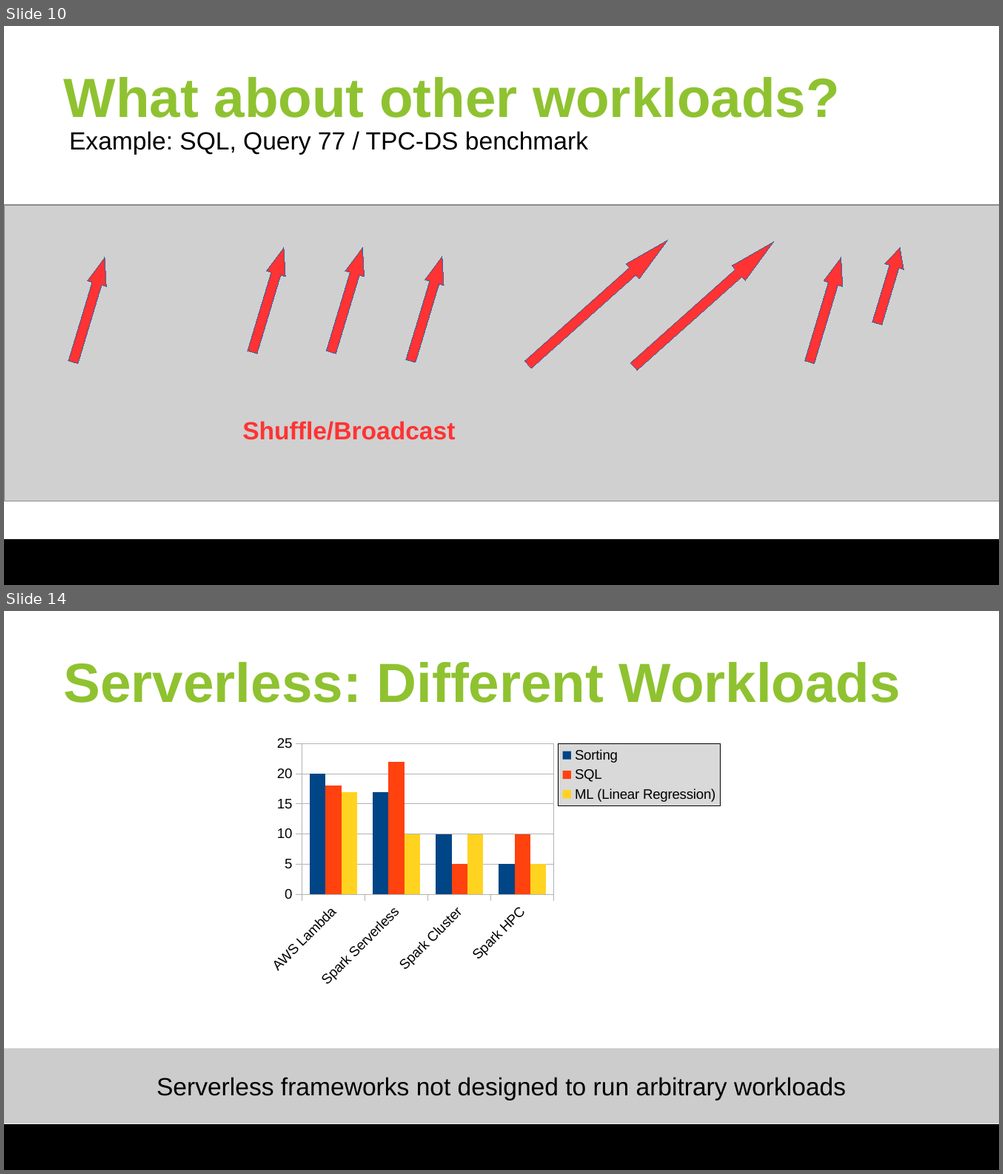
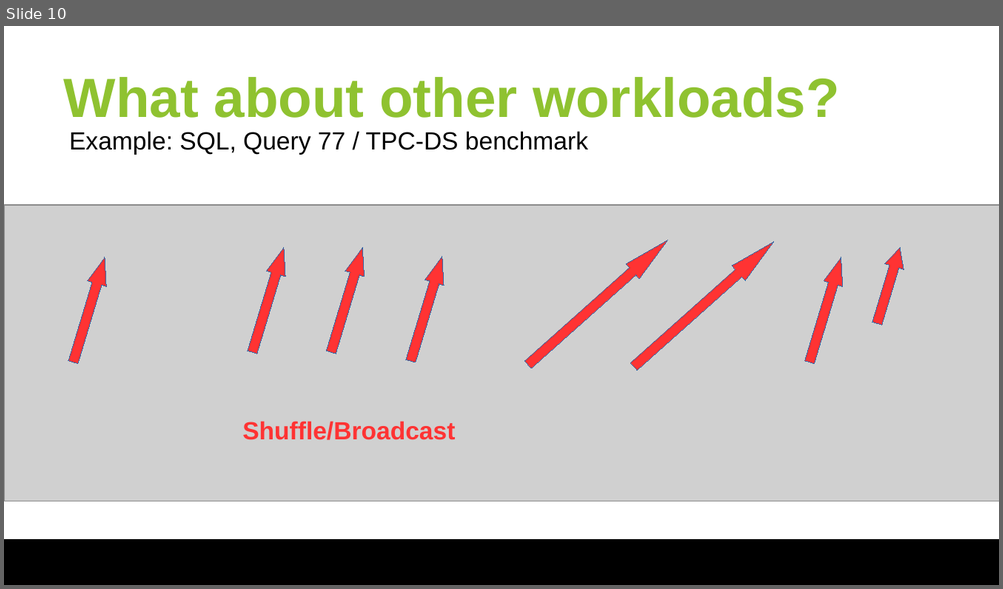
Before and after one commit to huangyibo/spark-summit-18, a slide deck: slides/spark-summit-18.odp. Shown one above the other, each under a label of ours: slides 10 and 14 before the commit, slide 10 after it; the slides between them are not shown. The pictures are 1003x1174 and 1003x589 pixels, drawn with LibreOffice and Linux fonts; fonts in the diff are those of the drawing; grey boxes stand for pictures; background and template pictures are left out. Boxes give left, top, right and bottom in pixels: in the first picture for what was removed or moved away, otherwise in the second. Text is boxed around its words. In the diff, an @@ line names an element or a change of style, - is before the commit and + after.

```diff
--- a/slides/spark-summit-18.odp
+++ b/slides/spark-summit-18.odp
@@ slide 14 removed at <box>4,611,999,1170</box>, background #FFFFFF; not listed: 1 template element that a slide beside it also shows @@
@@ title removed at <box>64,662,900,703</box> @@
-Serverless: Different Workloads
@@ column chart removed at <box>259,730,733,993</box> @@
-categories: AWS Lambda, Spark Serverless, Spark Cluster, Spark HPC
-Sorting: 20, 17, 10, 5
-SQL: 18, 22, 5, 10
-ML (Linear Regression): 17, 10, 10, 5
@@ rectangle removed at <box>4,1048,999,1125</box> @@
-Serverless frameworks not designed to run arbitrary workloads
```
Also in this commit, not shown: 3 slides changed, 3 slides added, 1 other slide removed.
